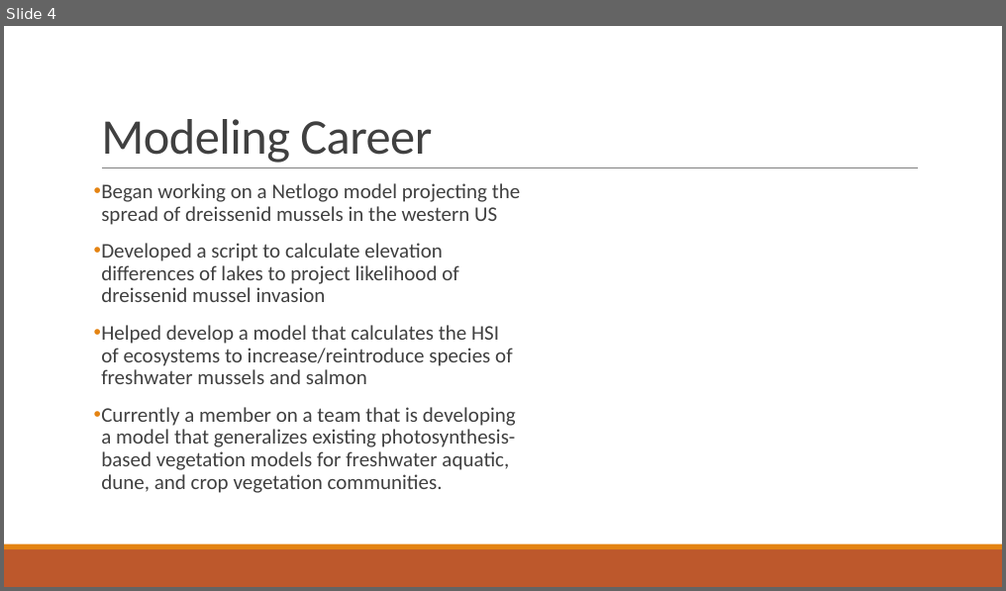
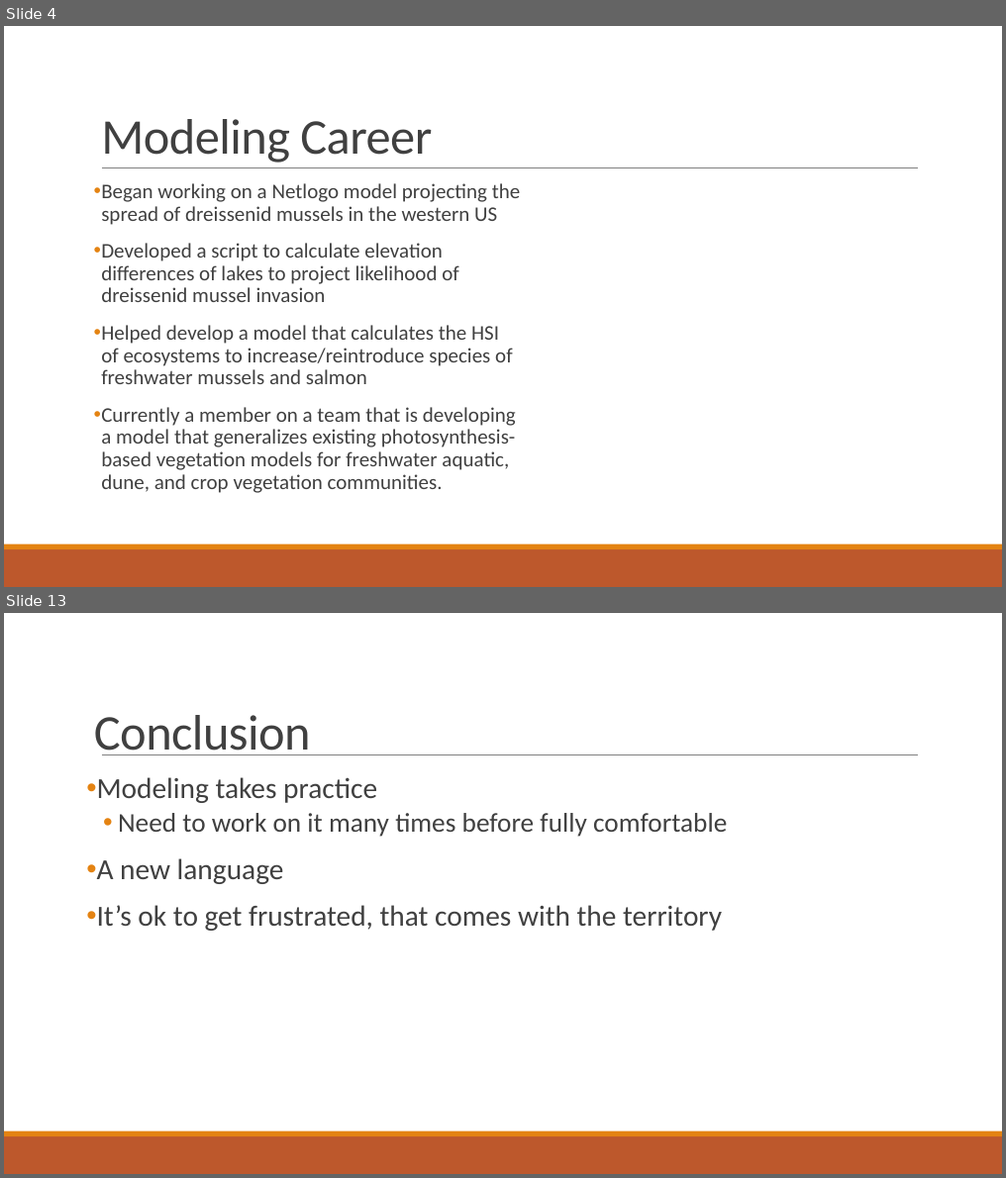
Before and after one commit to cccarrillo/OSU_Course, a slide deck: Lectures/Becoming_a_Modeler.pptx. Shown one above the other, each under a label of ours: slide 4 before the commit, slides 4 and 13 after it; the slides between them are not shown. The pictures are 1006x591 and 1006x1178 pixels, drawn with LibreOffice and Linux fonts; fonts in the diff are those of the drawing. Boxes give left, top, right and bottom in pixels: in the first picture for what was removed or moved away, otherwise in the second. Text is boxed around its words. In the diff, an @@ line names an element or a change of style, - is before the commit and + after.

```diff
--- a/Lectures/Becoming_a_Modeler.pptx
+++ b/Lectures/Becoming_a_Modeler.pptx
@@ slide 13 added at [4,613,1002,1174], background #FFFFFF; not listed: 3 template elements that a slide beside it also shows @@
@@ title added at [94,715,311,756], 48 pt, text #404040 @@
+Conclusion
@@ text added at [97,777,727,931], 28 pt, text #404040 @@
+• Modeling takes practice
+  • Need to work on it many times before fully comfortable
+• A new language
+• It’s ok to get frustrated, that comes with the territory
```
Also in this commit, not shown: 1 slide changed, 8 other slides added, 1 slide removed, 2 other files.
